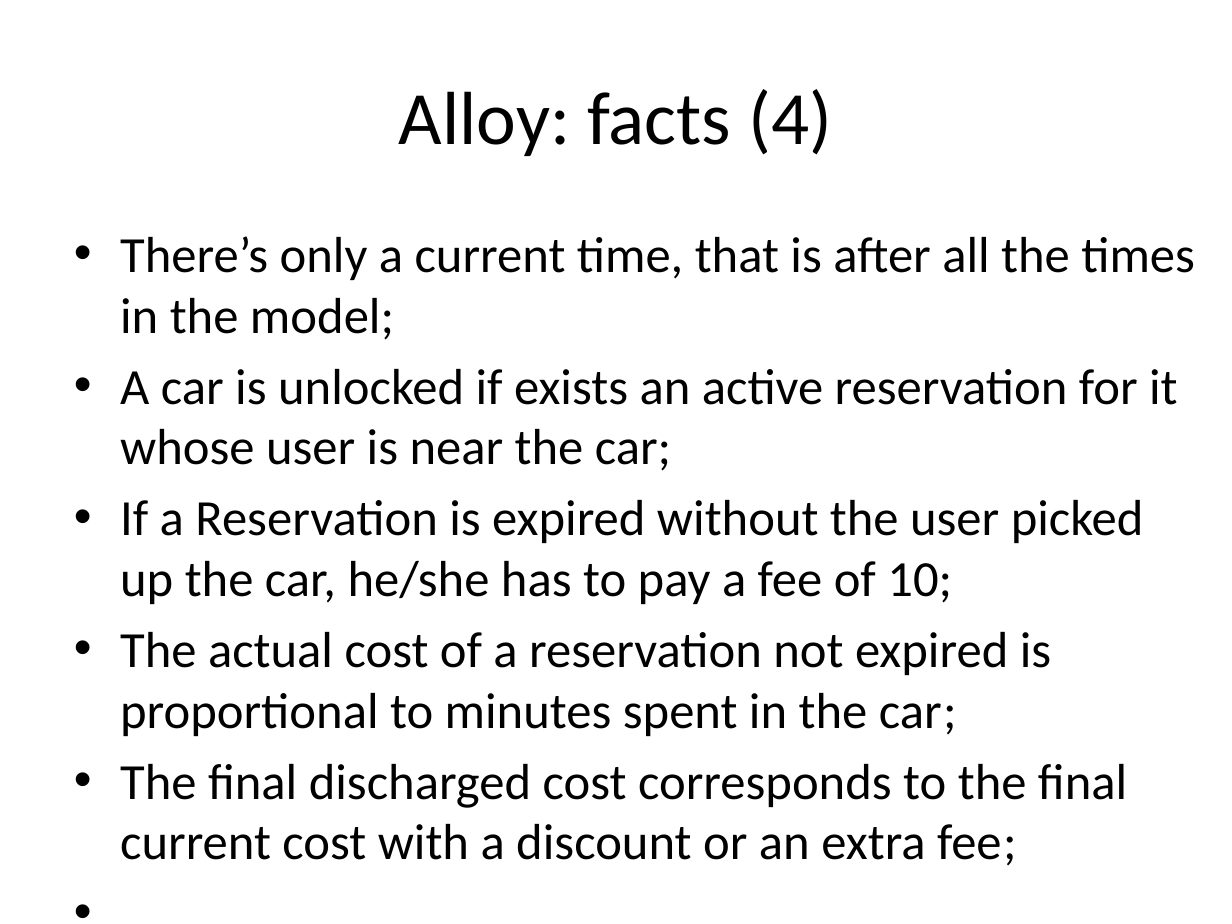
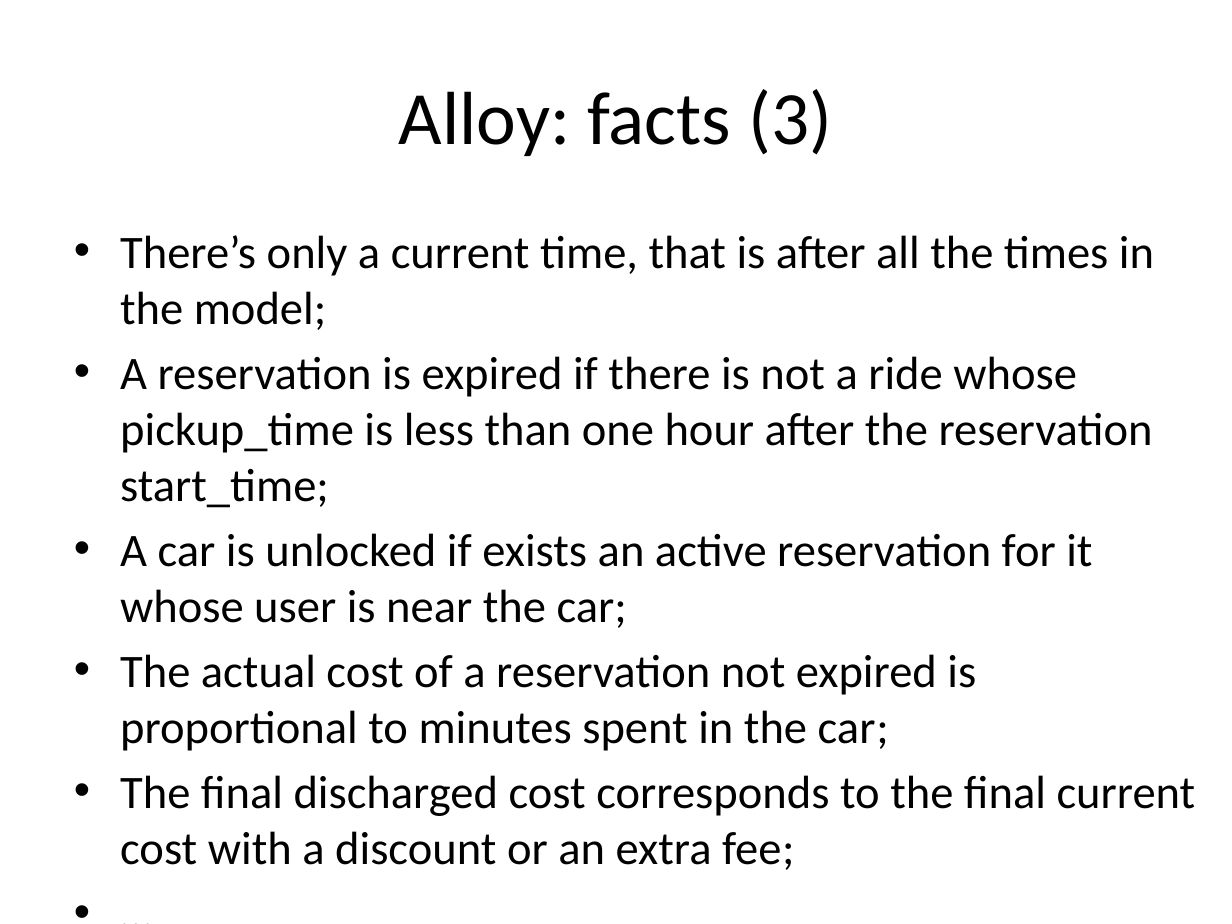
Before and after one commit to cattaneo-riccardo/PowerEnjoy, a slide deck: slide 26 of RASD/presentation/RASD_presentation.pptx (slide 28 before the commit). Drawn at 1232x924 pixels with LibreOffice and Linux fonts; fonts in the diff are those of the drawing. Boxes give left, top, right and bottom in pixels: in the first picture for what was removed or moved away, otherwise in the second. Text is boxed around its words. In the diff, an @@ line names an element or a change of style, - is before the commit and + after.

```diff
--- a/RASD/presentation/RASD_presentation.pptx
+++ b/RASD/presentation/RASD_presentation.pptx
@@ title at [399, 89, 832, 156]: text changed @@
-Alloy: facts (4)
+Alloy: facts (3)
@@ text at [120, 235, 1196, 870]: size 29.6 to 27.2 pt in "There’s only a current time, that is ...", "A car is unlocked if exists an ...", "The actual cost of a reservation not ...", "The final discharged cost corresponds to the ..." and 1 more places @@
@@ text at [120, 356, 1153, 508]: paragraph added @@
+• A reservation is expired if there is not a ride whose pickup_time is less than one hour after the reservation start_time;
@@ text at [120, 500, 1144, 604]: paragraph removed @@
-• If a Reservation is expired without the user picked up the car, he/she has to pay a fee of 10;
```
Also in this commit, not shown: 15 other slides changed, 5 slides removed.
